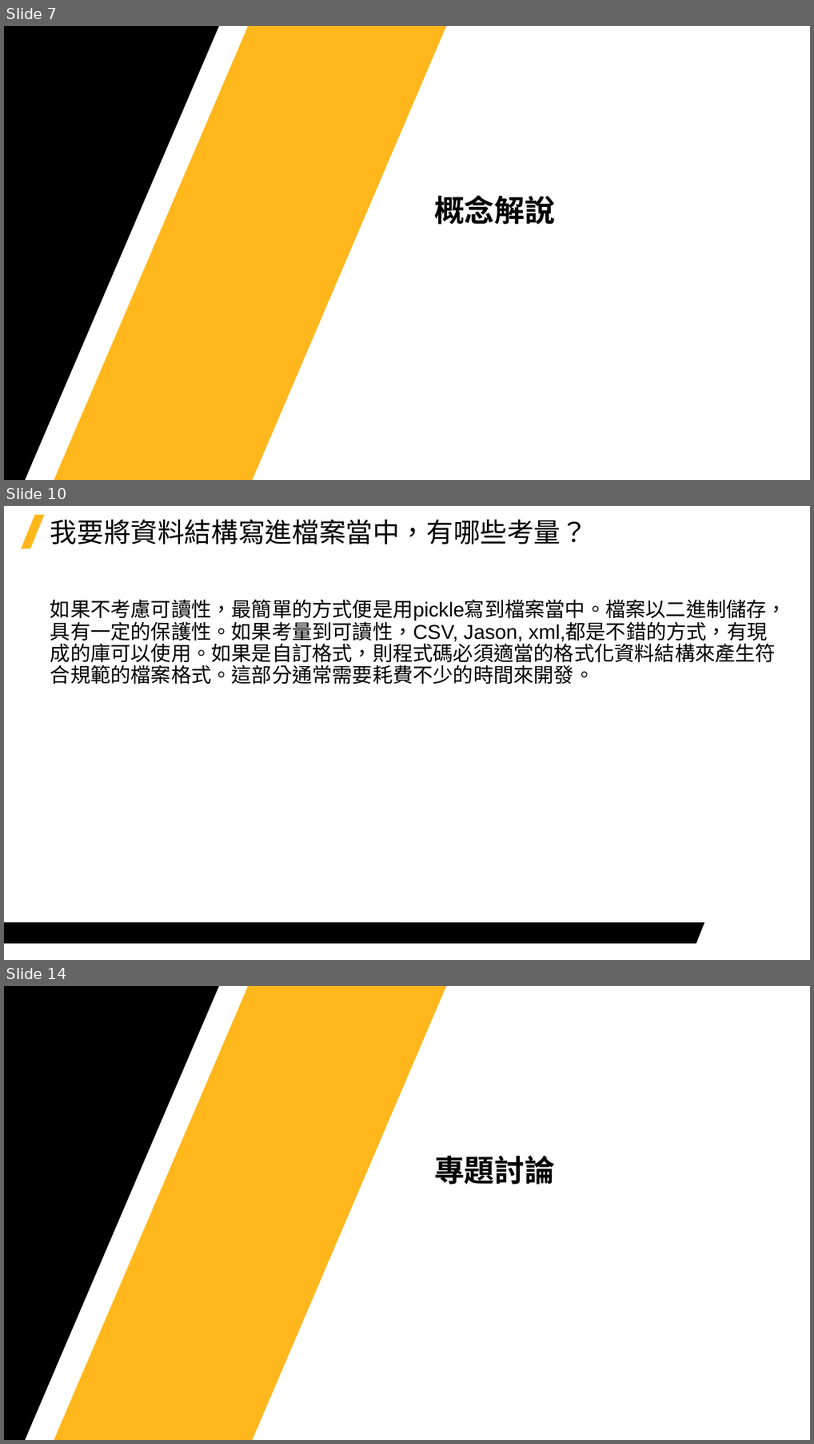
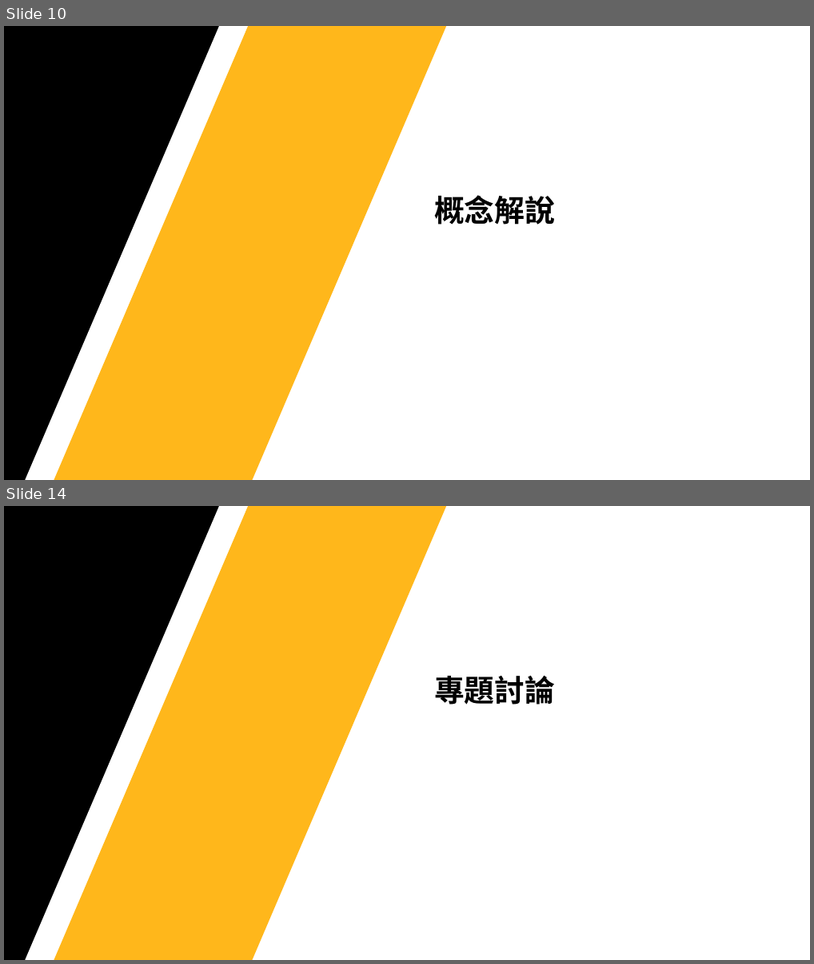
Before and after one commit to Jerrick-cheng/AEDT-Automation-Camp, a slide deck: 上課教材/Week3.pptx. Shown one above the other, each under a label of ours: slides 7, 10 and 14 before the commit, slides 10 and 14 after it; the slides between them are not shown. The pictures are 814x1444 and 814x964 pixels, drawn with LibreOffice and Linux fonts; fonts in the diff are those of the drawing; background and template pictures are left out. Boxes give left, top, right and bottom in pixels: in the first picture for what was removed or moved away, otherwise in the second. Text is boxed around its words. In the diff, an @@ line names an element or a change of style, - is before the commit and + after.

```diff
--- a/上課教材/Week3.pptx
+++ b/上課教材/Week3.pptx
@@ slide 10 removed at bbox=[4, 506, 810, 960], background #FFFFFF @@
@@ parallelogram removed at bbox=[21, 515, 45, 548] @@
@@ title removed at bbox=[50, 519, 588, 544] @@
-我要將資料結構寫進檔案當中，有哪些考量？
@@ text removed at bbox=[50, 599, 787, 684] @@
-如果不考慮可讀性，最簡單的方式便是用pickle寫到檔案當中。檔案以二進制儲存，具有一定的保護性。如果考量到可讀性，CSV, Jason, xml,都是不錯的方式，有現成的庫可以使用。如果是自訂格式，則程式碼必須適當的格式化資料結構來產生符合規範的檔案格式。這部分通常需要耗費不少的時間來開發。
@@ freeform shape removed at bbox=[4, 922, 705, 944] @@
@@ what was slide 7 is now slide 10 @@
```
Also in this commit, not shown: 8 slides changed, 3 slides added, 2 other slides removed, 2 other files.
